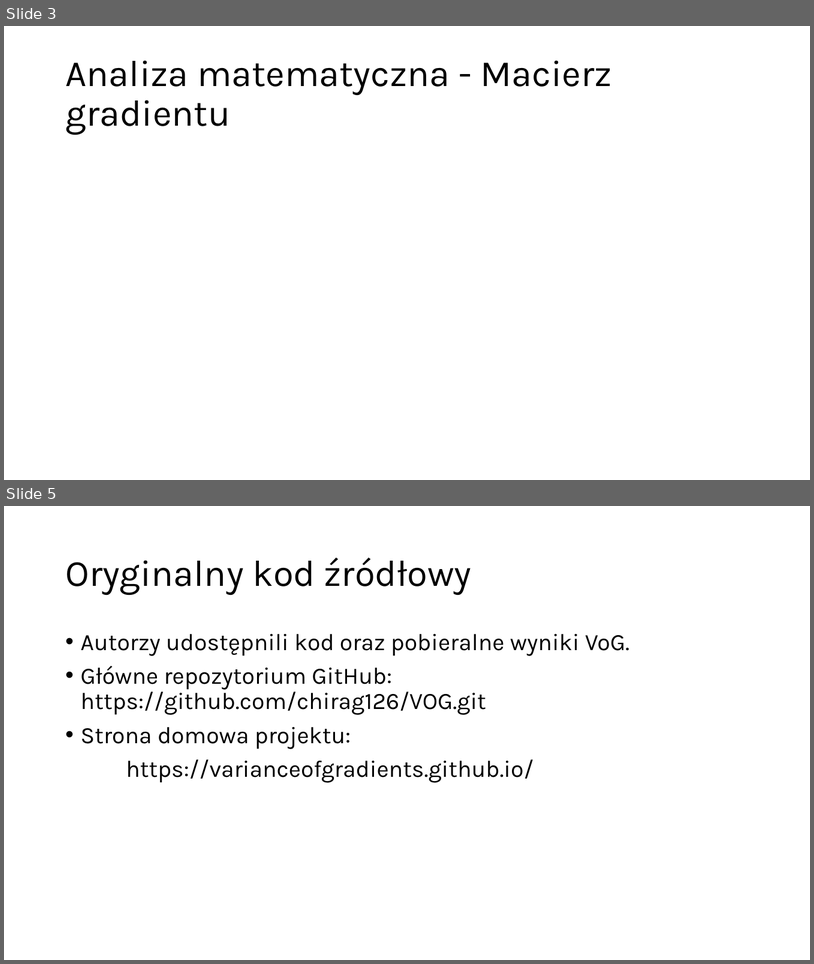
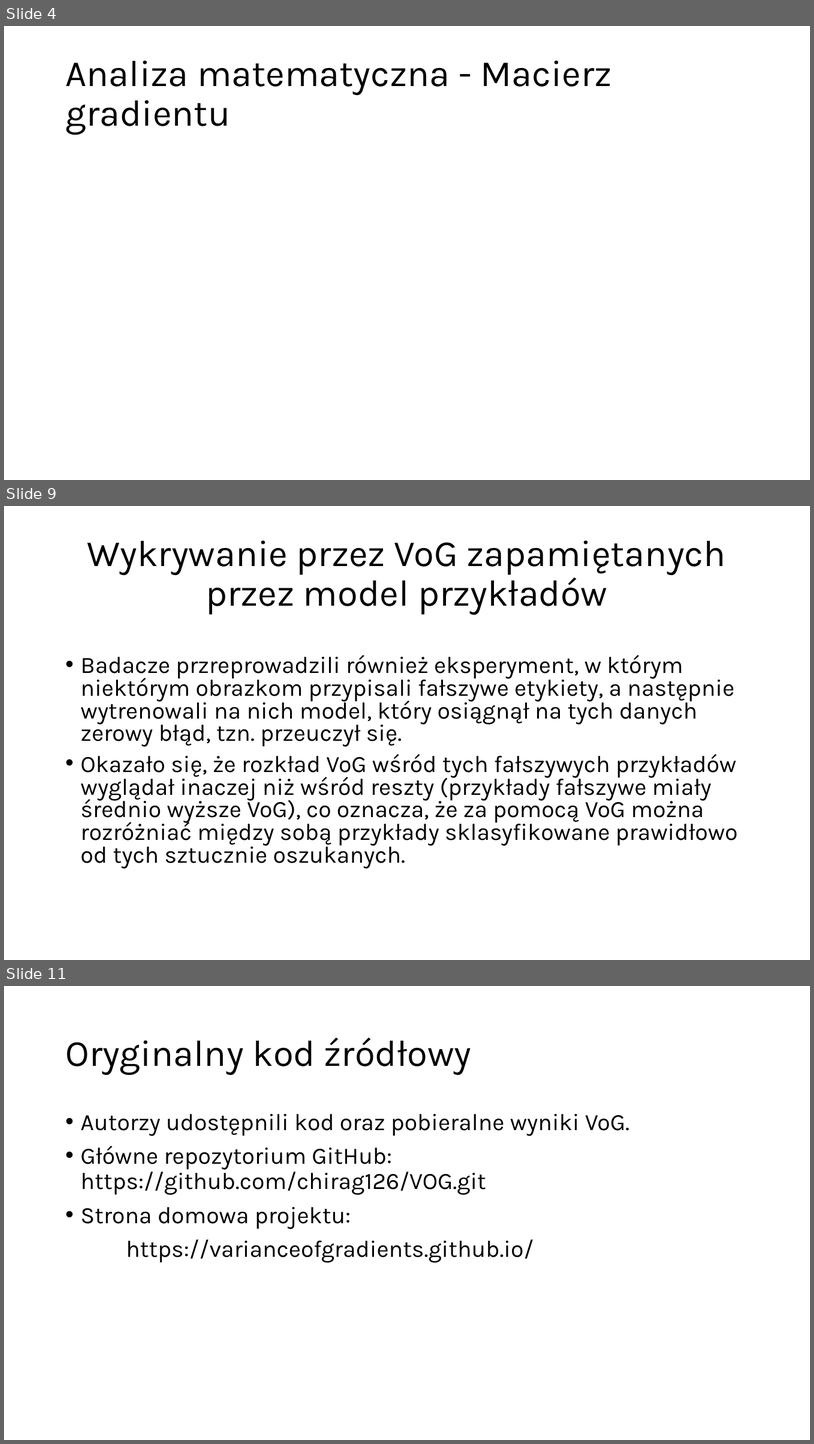
Before and after one commit to Fichey/Impact-of-Data-Ranking-on-Training-Dynamics, a slide deck: Analiza Teoretyczna Metryki VoG.pptx. Shown one above the other, each under a label of ours: slides 3 and 5 before the commit, slides 4, 9 and 11 after it; the slides between them are not shown. The pictures are 814x964 and 814x1444 pixels, drawn with LibreOffice and Linux fonts; fonts in the diff are those of the drawing; grey boxes stand for pictures. Boxes give left, top, right and bottom in pixels: in the first picture for what was removed or moved away, otherwise in the second. Text is boxed around its words. In the diff, an @@ line names an element or a change of style, - is before the commit and + after.

```diff
--- a/Analiza Teoretyczna Metryki VoG.pptx
+++ b/Analiza Teoretyczna Metryki VoG.pptx
@@ slide 9 added at (4,506,810,960), background #FFFFFF @@
@@ title added at (87,540,726,615), 44 pt, text #000000 @@
+Wykrywanie przez VoG zapamiętanych przez model przykładów
@@ text added at (81,655,738,868), 28 pt, text #000000 @@
+• Badacze przreprowadzili również eksperyment, w którym niektórym obrazkom przypisali fałszywe etykiety, a następnie wytrenowali na nich model, który osiągnął na tych danych zerowy błąd, tzn. przeuczył się.
+• Okazało się, że rozkład VoG wśród tych fałszywych przykładów wyglądał inaczej niż wśród reszty (przykłady fałszywe miały średnio wyższe VoG), co oznacza, że za pomocą VoG można rozróżniać między sobą przykłady sklasyfikowane prawidłowo od tych sztucznie oszukanych.
@@ what was slide 3 is now slide 4 @@
@@ what was slide 5 is now slide 11 @@
```
Also in this commit, not shown: 2 slides changed, 5 other slides added.
